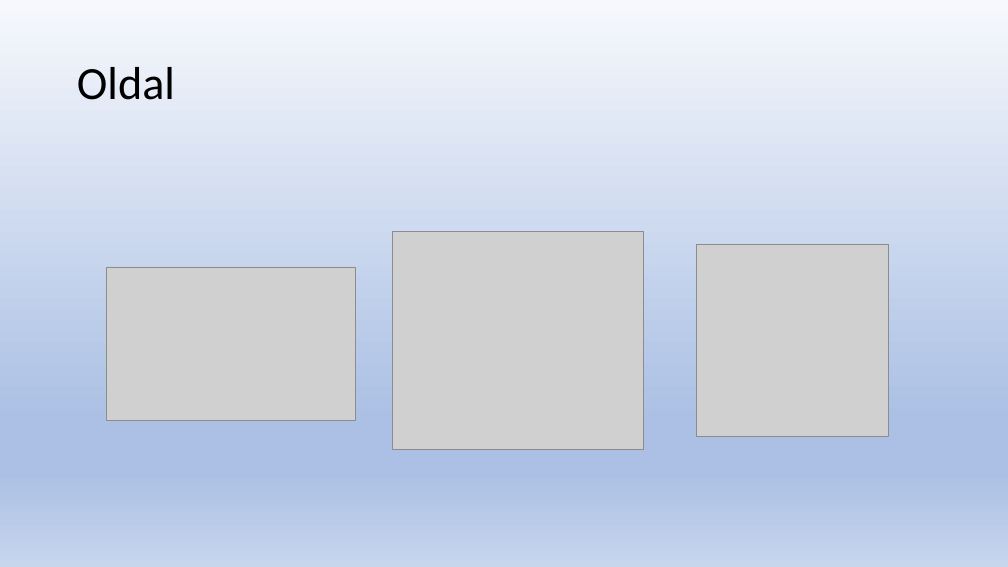
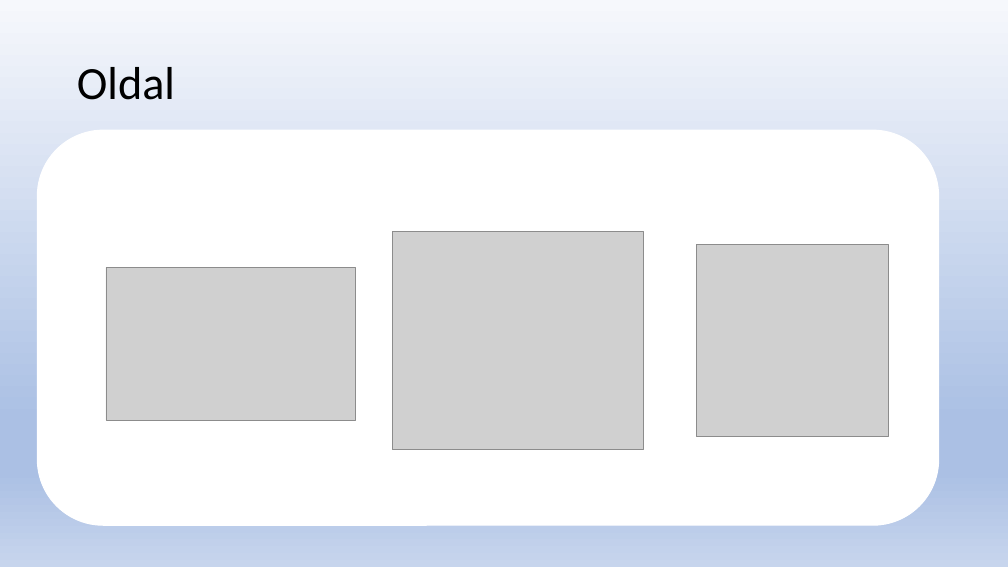
Before and after one commit to Levminer/flywithme, a slide deck: slide 2 of docs/FlyWithMe.pptx. Drawn at 1008x567 pixels with LibreOffice and Linux fonts; fonts in the diff are those of the drawing; grey boxes stand for pictures. Boxes give left, top, right and bottom in pixels: in the first picture for what was removed or moved away, otherwise in the second. Text is boxed around its words. In the diff, an @@ line names an element or a change of style, - is before the commit and + after.

```diff
--- a/docs/FlyWithMe.pptx
+++ b/docs/FlyWithMe.pptx
@@ rounded rectangle added at box(37, 130, 938, 526), fill #FFFFFF, outline #FFFFFF 1 pt @@
```
Also in this commit, not shown: 3 other slides changed, 3 other files.
